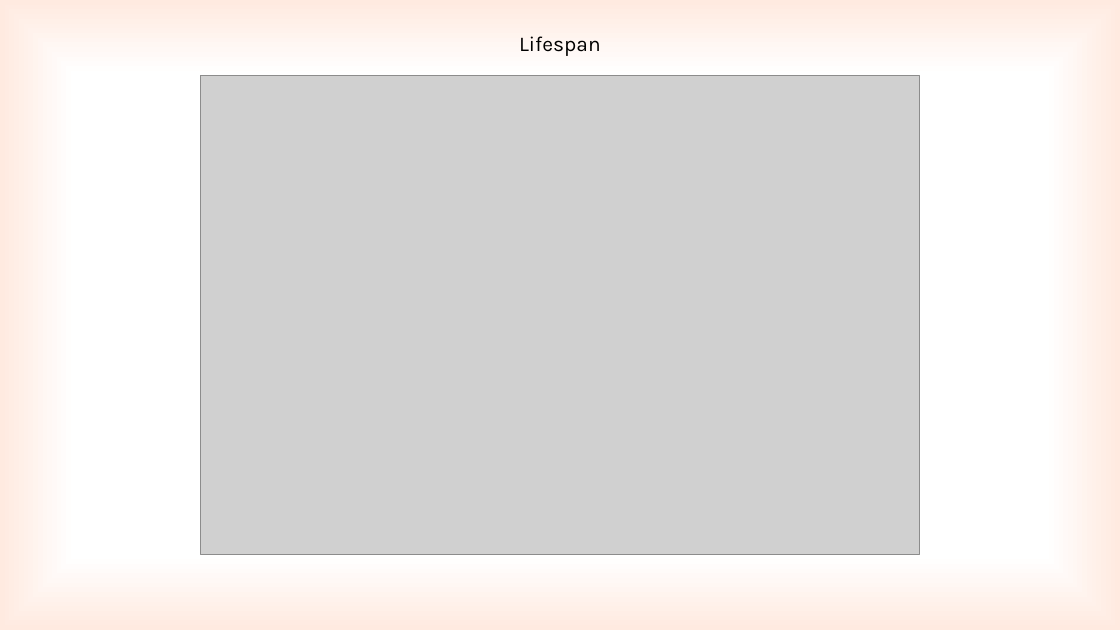
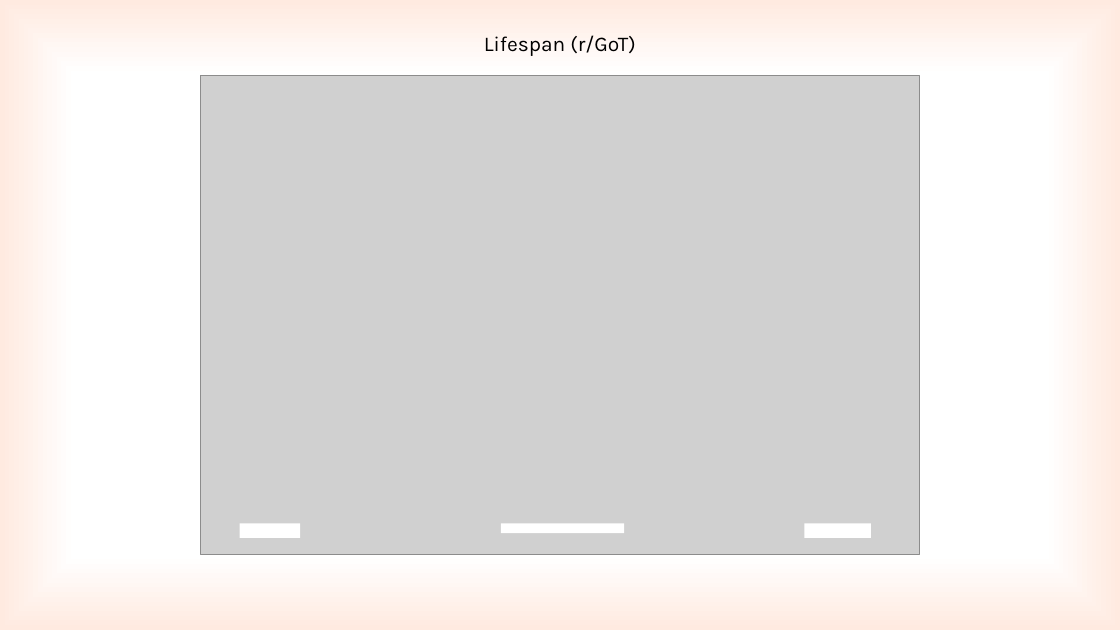
Before and after one commit to kwimbik/Applications-of-Computational-Intelligence, a slide deck: slide 5 of vizualizace.pptx. Drawn at 1120x630 pixels with LibreOffice and Linux fonts; fonts in the diff are those of the drawing; grey boxes stand for pictures. Boxes give left, top, right and bottom in pixels: in the first picture for what was removed or moved away, otherwise in the second. Text is boxed around its words. In the diff, an @@ line names an element or a change of style, - is before the commit and + after.

```diff
--- a/vizualizace.pptx
+++ b/vizualizace.pptx
@@ text at (x1=484, y1=35, x2=636, y2=56): text changed @@
-Lifespan
+Lifespan (r/GoT)
@@ rectangle added at (x1=239, y1=523, x2=300, y2=538), fill #FFFFFF @@
@@ rectangle added at (x1=501, y1=523, x2=624, y2=534), fill #FFFFFF @@
@@ rectangle added at (x1=805, y1=523, x2=871, y2=538), fill #FFFFFF @@
```
Also in this commit, not shown: 8 other slides changed.
